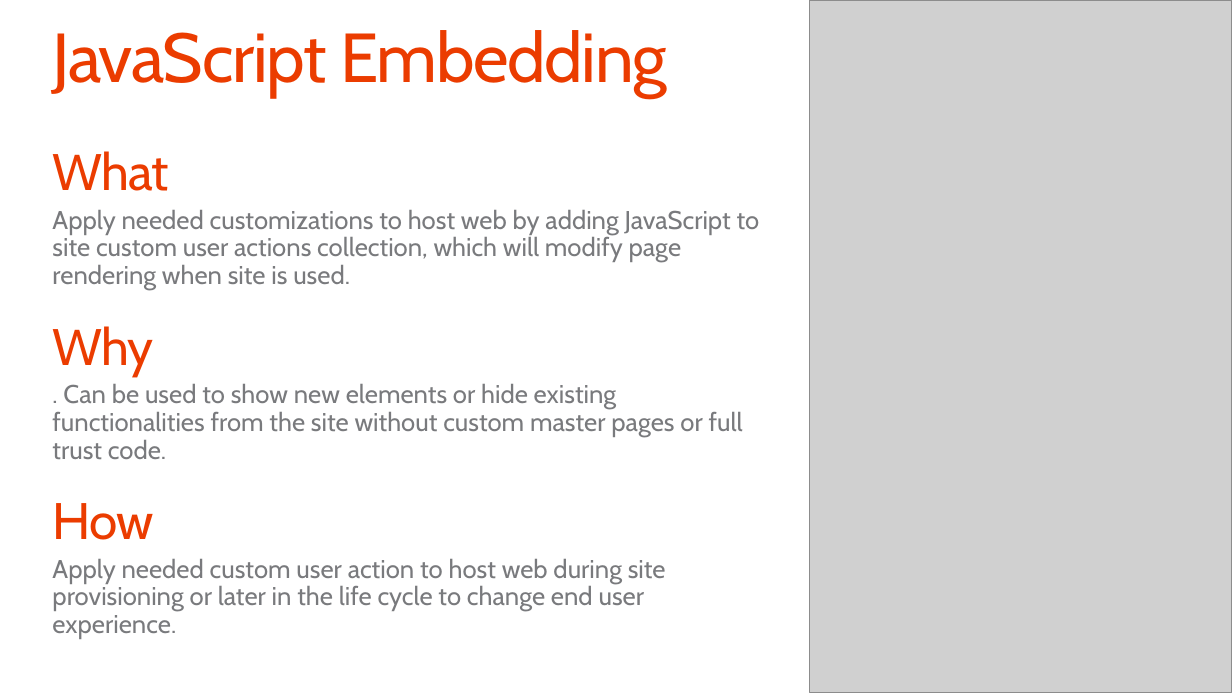
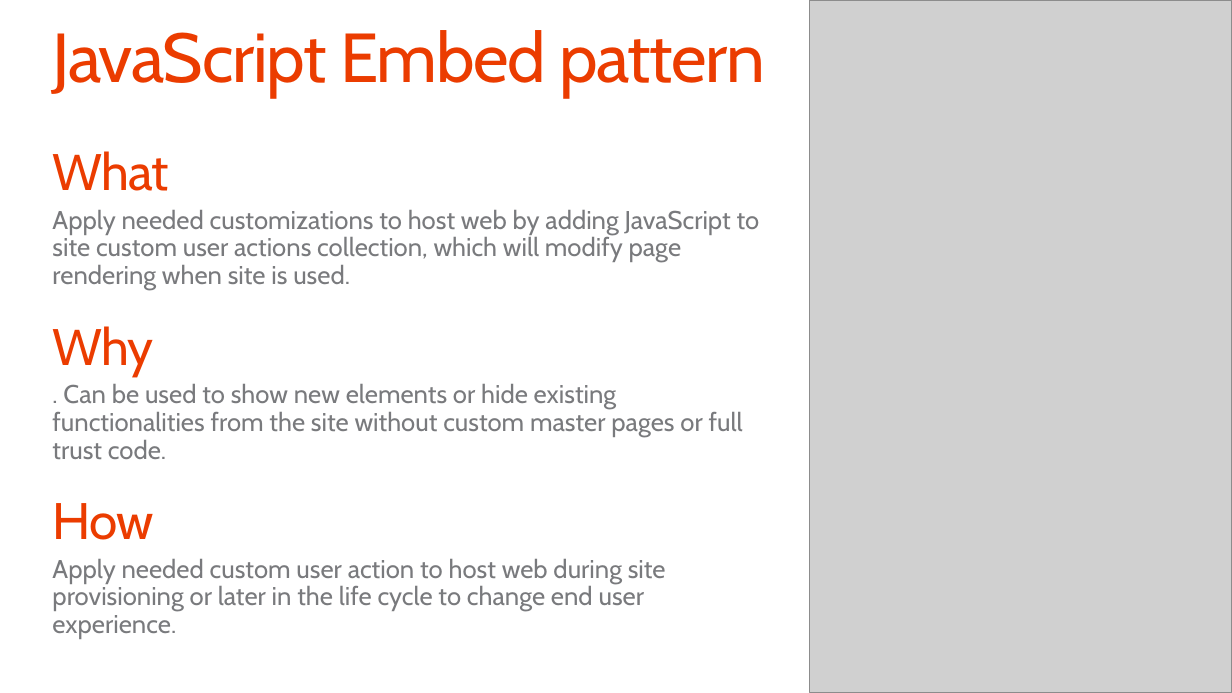
Before and after one commit to OfficeDev/TrainingContent, a slide deck: slide 13 of O3658/02 Managing site settings using app model/2_SiteManagement.pptx. Drawn at 1232x693 pixels with LibreOffice and Linux fonts; fonts in the diff are those of the drawing; grey boxes stand for pictures; background and template pictures are left out. Boxes give left, top, right and bottom in pixels: in the first picture for what was removed or moved away, otherwise in the second. Text is boxed around its words. In the diff, an @@ line names an element or a change of style, - is before the commit and + after.

Commit message:
Updated terminology for JS embed

```diff
--- a/O3658/02 Managing site settings using app model/2_SiteManagement.pptx
+++ b/O3658/02 Managing site settings using app model/2_SiteManagement.pptx
@@ title at <box>52,30,765,98</box>: text changed @@
-JavaScript Embedding
+JavaScript Embed pattern
```
Also in this commit, not shown: 8 other slides changed, 1 other file.
